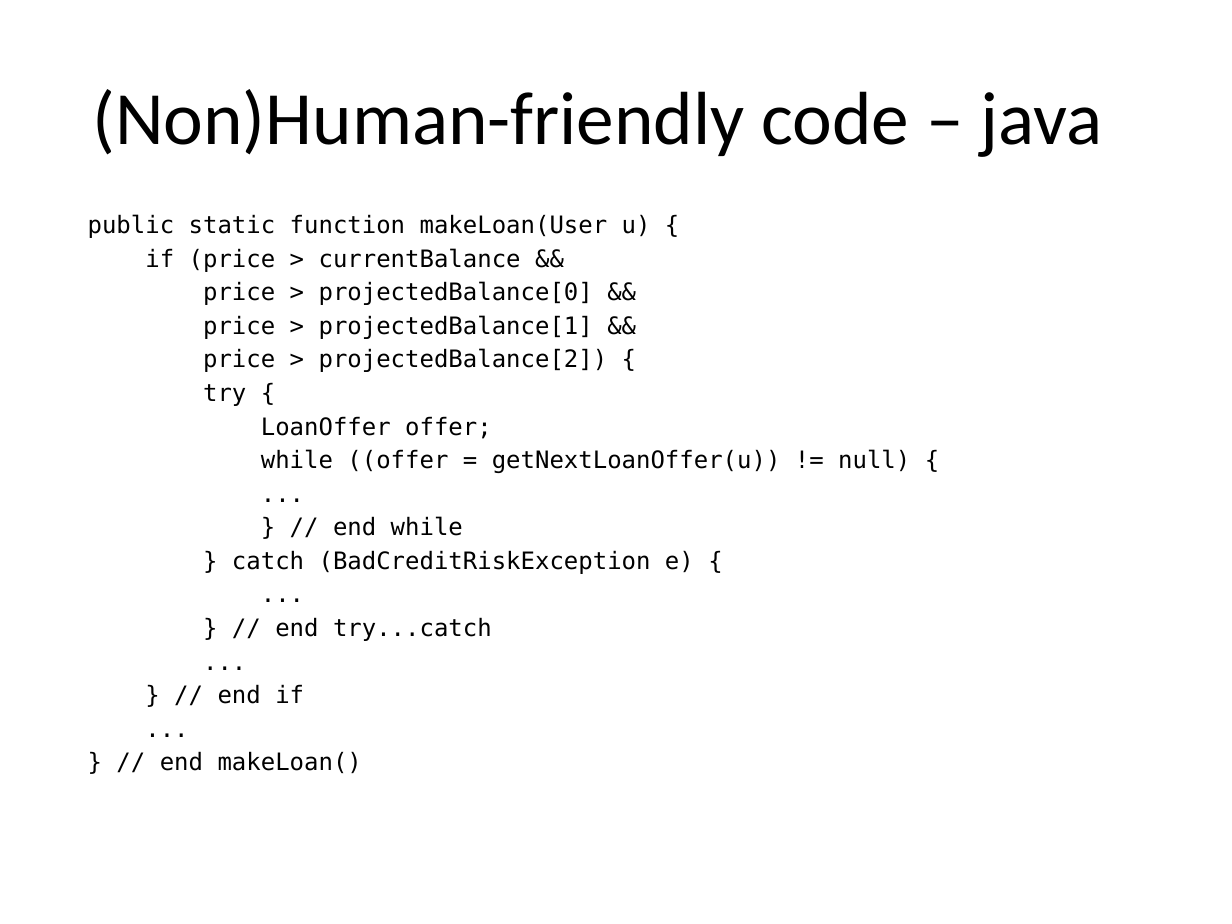
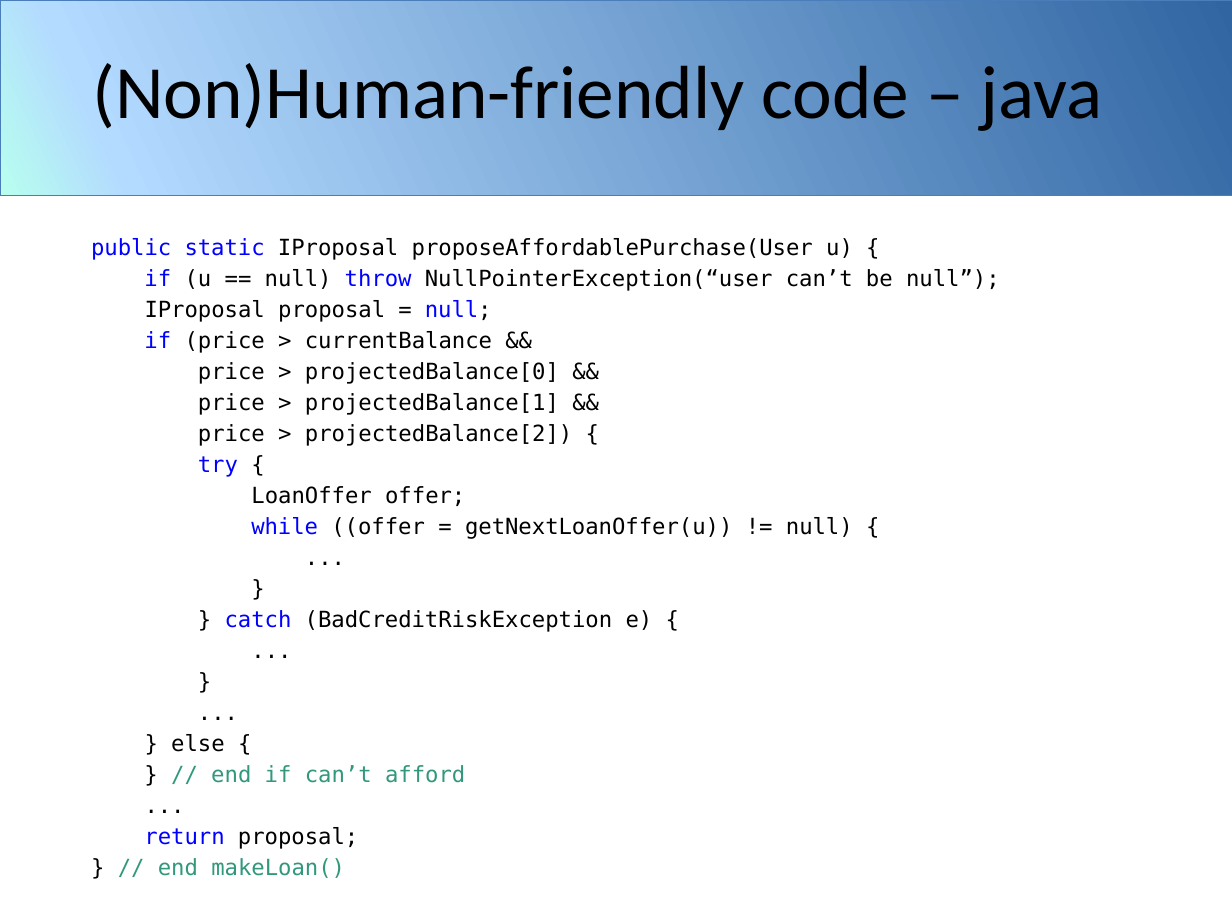
Before and after one commit to mikiec84/intent, a slide deck: slide 17 of assets/introducing-intent.pptx (slide 14 before the commit). Drawn at 1232x924 pixels with LibreOffice and Linux fonts; fonts in the diff are those of the drawing; background and template pictures are left out. Boxes give left, top, right and bottom in pixels: in the first picture for what was removed or moved away, otherwise in the second. Text is boxed around its words. In the diff, an @@ line names an element or a change of style, - is before the commit and + after.

```diff
--- a/assets/introducing-intent.pptx
+++ b/assets/introducing-intent.pptx
@@ rectangle added at (x1=0, y1=0, x2=1232, y2=195), fill gradient #3065A2 to #B3DAFF to #B8FFEF, outline #4B7EBC 0.25 pt @@
@@ rectangle added at (x1=0, y1=0, x2=1232, y2=195), fill gradient #3065A2 to #B3DAFF to #B8FFEF, outline #4B7EBC 0.25 pt @@
@@ title "(Non)Human-friendly code – java" rewrapped from (x1=92, y1=89, x2=1103, y2=157) to (x1=92, y1=56, x2=1103, y2=136) @@
@@ text "public static IProposal proposeAffordablePurchase(User u) ..." moved from (x1=88, y1=214, x2=910, y2=774) to (x1=91, y1=238, x2=1000, y2=849) @@
@@ text at (x1=91, y1=238, x2=1000, y2=322): text changed; size 14 to 12.9 pt @@
-public static function makeLoan(User u) {
+public static IProposal proposeAffordablePurchase(User u) {
+if (u == null) throw NullPointerException(“user can’t be null”);
+IProposal proposal = null;
@@ text at (x1=144, y1=331, x2=853, y2=632): size 14 to 12.9 pt in "if (price > currentBalance &&", "price > projectedBalance[0] &&", "price > projectedBalance[1] &&", "price > projectedBalance[2]) {" and 9 more places; text colour #000000 to #0000FF in "if", "try", "while", "catch"; text colour #000000 to #31987C in "// end makeLoan()" @@
@@ text at (x1=333, y1=516, x2=463, y2=536): text changed; size 14 to 12.9 pt @@
-} // end while
+}
@@ text at (x1=275, y1=617, x2=492, y2=641): text changed; size 14 to 12.9 pt @@
-} // end try...catch
+}
@@ text at (x1=171, y1=734, x2=465, y2=783): text changed; size 14 to 12.9 pt; text colour #000000 to #31987C @@
-} // end if
+} else {
+} // end if can’t afford
@@ text at (x1=144, y1=827, x2=358, y2=849): paragraph added @@
+return proposal;
```
Also in this commit, not shown: 22 other slides changed, 14 slides added, 2 slides removed.
